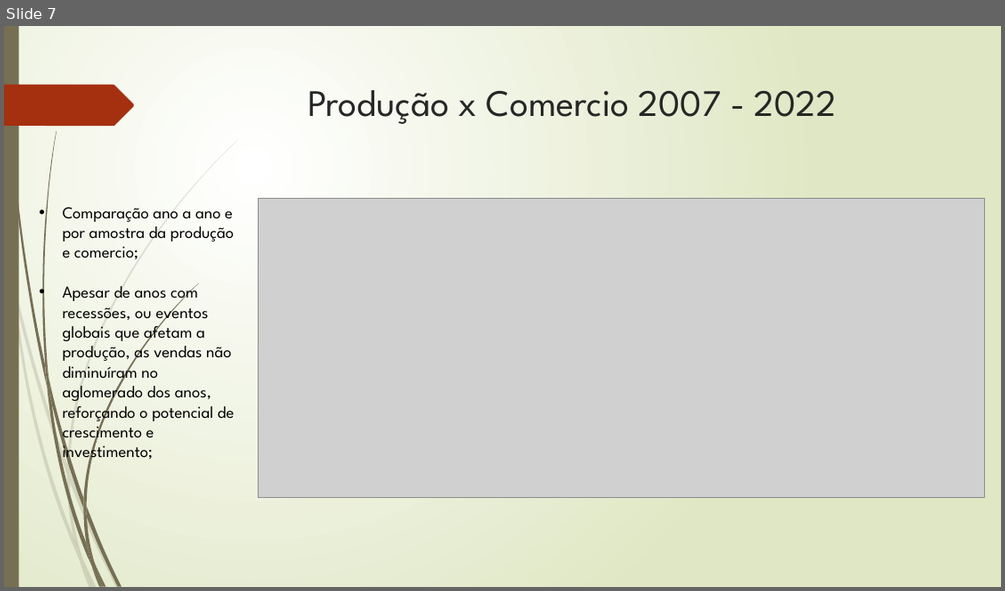
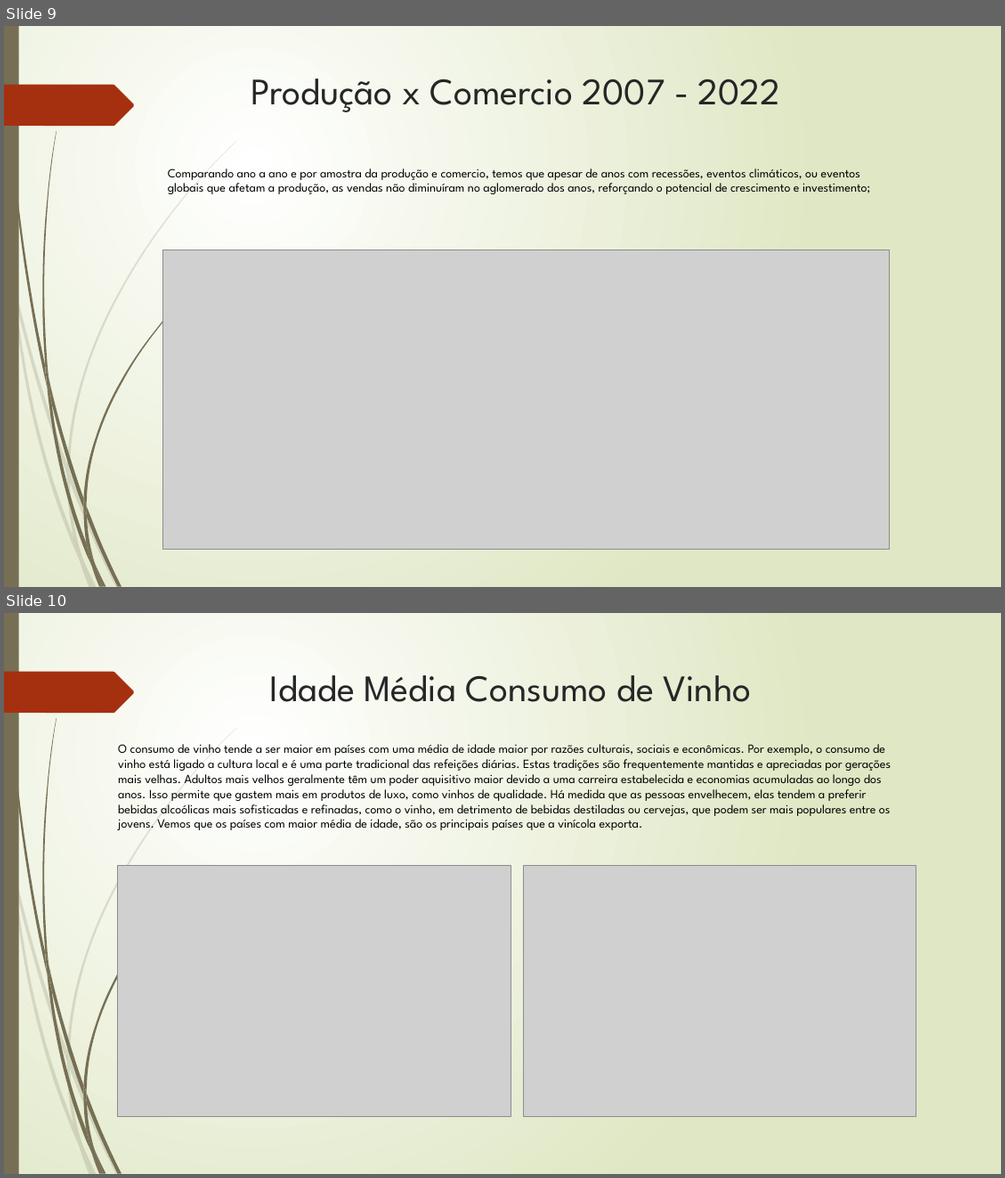
Before and after one commit to SinxCode/Tech-Challenge, a slide deck: Tech - Challenge.pptx. Shown one above the other, each under a label of ours: slide 7 before the commit, slides 9 and 10 after it. The pictures are 1005x591 and 1005x1178 pixels, drawn with LibreOffice and Linux fonts; fonts in the diff are those of the drawing; grey boxes stand for pictures. Boxes give left, top, right and bottom in pixels: in the first picture for what was removed or moved away, otherwise in the second. Text is boxed around its words. In the diff, an @@ line names an element or a change of style, - is before the commit and + after.

Commit message:
Add files via upload
POWER POINT FINAL PARA ENTREGA TECH CHALLENGE

```diff
--- a/Tech - Challenge.pptx
+++ b/Tech - Challenge.pptx
@@ slide 10 added at box(4, 613, 1001, 1174), background gradient #FFFFFF to #DFE8C4; not listed: 24 template elements that a slide beside it also shows @@
@@ title added at box(270, 675, 751, 702), 36 pt, text #262626 @@
+Idade Média Consumo de Vinho
@@ text added at box(118, 744, 890, 830), 12 pt, text #000000 @@
+O consumo de vinho tende a ser maior em países com uma média de idade maior por razões culturais, sociais e econômicas. Por exemplo, o consumo de vinho está ligado a cultura local e é uma parte tradicional das refeições diárias. Estas tradições são frequentemente mantidas e apreciadas por gerações mais velhas. Adultos mais velhos geralmente têm um poder aquisitivo maior devido a uma carreira estabelecida e economias acumuladas ao longo dos anos. Isso permite que gastem mais em produtos de luxo, como vinhos de qualidade. Há medida que as pessoas envelhecem, elas tendem a preferir bebidas alcoólicas mais sofisticadas e refinadas, como o vinho, em detrimento de bebidas destiladas ou cervejas, que podem ser mais populares entre os jovens. Vemos que os países com maior média de idade, são os principais países que a vinícola exporta.
@@ picture added at box(118, 866, 511, 1116) @@
@@ picture added at box(524, 866, 916, 1116) @@
@@ what was slide 7 is now slide 9 @@
@@ slide 9 changed as well @@
@@ title "Produção x Comercio 2007 - ...": place and size @@
-title "Produção x Comercio 2007 - ..." at box(307, 90, 836, 124)
+title "Produção x Comercio 2007 - ..." at box(251, 79, 780, 112)
@@ text at box(168, 168, 870, 194): text changed; size 16 to 12 pt @@
-• Comparação ano a ano e por amostra da produção e comercio;
-• Apesar de anos com recessões, ou eventos globais que afetam a produção, as vendas não diminuíram no aglomerado dos anos, reforçando o potencial de crescimento e investimento;
+Comparando ano a ano e por amostra da produção e comercio, temos que apesar de anos com recessões, eventos climáticos, ou eventos globais que afetam a produção, as vendas não diminuíram no aglomerado dos anos, reforçando o potencial de crescimento e investimento;
@@ picture: place and size @@
-picture at box(259, 198, 985, 497)
+picture at box(162, 249, 889, 548)
```
Also in this commit, not shown: 6 other slides changed, 3 other slides added.
